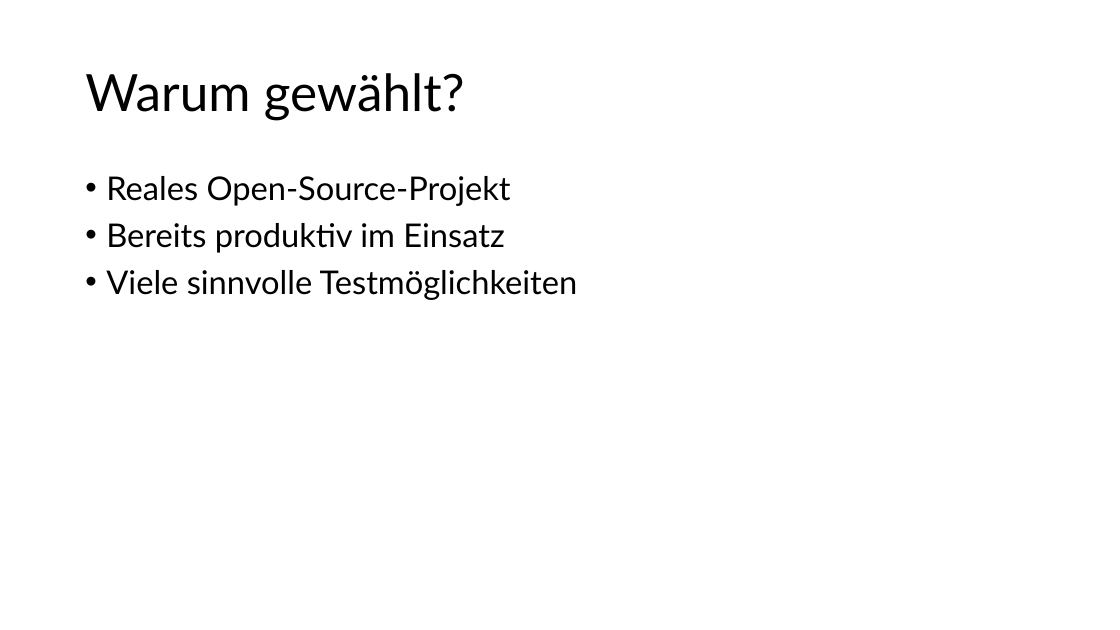
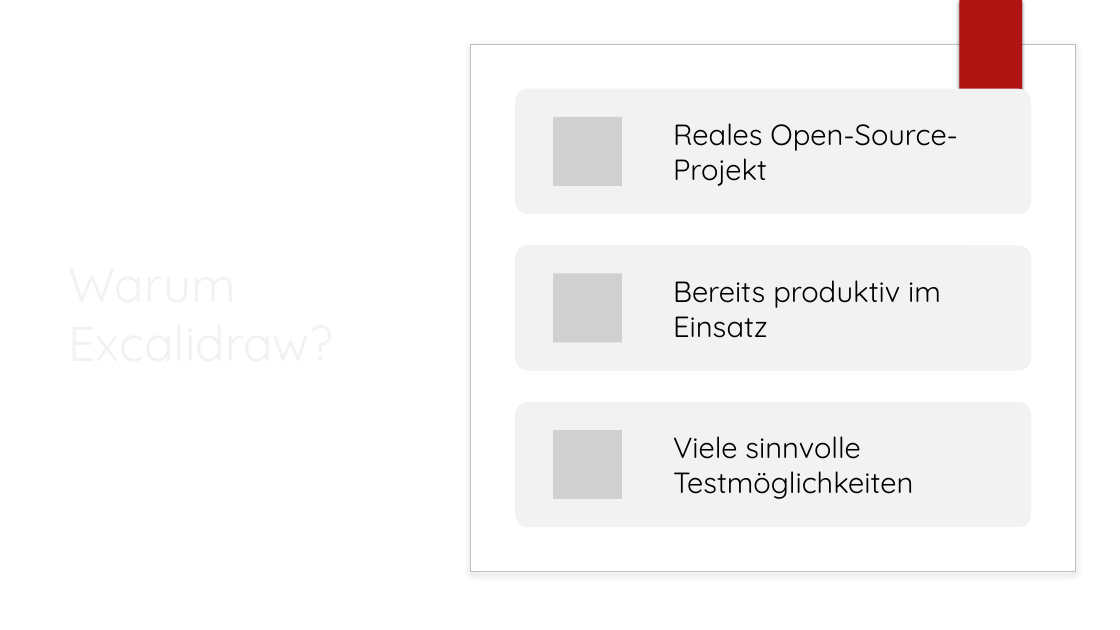
Before and after one commit to Jimbknight/excalidraw, a slide deck: slide 3 of Presentation.pptx. Drawn at 1120x630 pixels with LibreOffice and Linux fonts; fonts in the diff are those of the drawing; grey boxes stand for pictures; background and template pictures are left out. Boxes give left, top, right and bottom in pixels: in the first picture for what was removed or moved away, otherwise in the second. Text is boxed around its words. In the diff, an @@ line names an element or a change of style, - is before the commit and + after.

```diff
--- a/Presentation.pptx
+++ b/Presentation.pptx
@@ rectangle added at (426, 0, 1120, 630), fill #FFFFFF @@
@@ rectangle added at (959, 0, 1022, 105), fill #B01513 @@
@@ rectangle added at (960, 0, 1023, 105), fill #B01513 @@
@@ rounded rectangle added at (471, 45, 1075, 572), fill #FFFFFF, outline #BFBFBF 1 pt @@
@@ title at (85, 73, 465, 120): text changed; size 44 to 42 pt; font Lato to Quicksand; text colour #000000 to #F2F2F2 @@
-Warum gewählt?
+Warum Excalidraw?
@@ text removed at (106, 176, 578, 300) @@
-• Reales Open-Source-Projekt
-• Bereits produktiv im Einsatz
-• Viele sinnvolle Testmöglichkeiten
@@ group added at (515, 89, 1031, 527): 3 rounded rectangles, 3 pictures, 3 texts @@
+Reales Open-Source-Projekt
+Bereits produktiv im Einsatz
+Viele sinnvolle Testmöglichkeiten
```
Also in this commit, not shown: 9 other slides changed, 2 slides removed.
